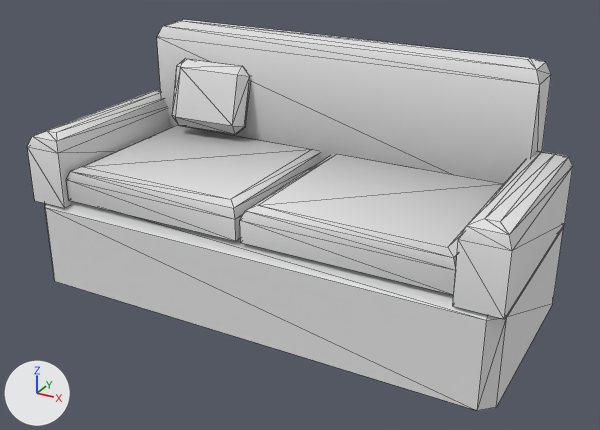
The glTF model models/sofa.glb as it was, and as the next commit left it.
Rendered twice from a camera (50 mm lens) standing at (1.54, -2.75, 1.72) and looking at (0.05, -0.04, 0.37). The axes (+X, +Y, +Z) are drawn at lower left. The lights are the same throughout. The first picture is the older version. Mesh edges are drawn as thin lines. Vertices at exactly the same position are counted once.

The older version as bpy lines, for what is in view:
```python
me_sofa = bpy.data.meshes.new('sofa')
me_sofa.from_pydata(...)  # 140 vertices, 220 faces; spans x -1.0..1.0, y -0.45..0.45, z 0.0..1.01
# faces by material slot: [108, 52, 44, 16]
me_sofa.materials.append(mat_accent)
me_sofa.materials.append(mat_cushion)
me_sofa.materials.append(mat_cream)
me_sofa.materials.append(mat_dark)
ob_sofa = bpy.data.objects.new('sofa', me_sofa)
ob_sofa.location = (0.0, 0.0, 0.0)
```
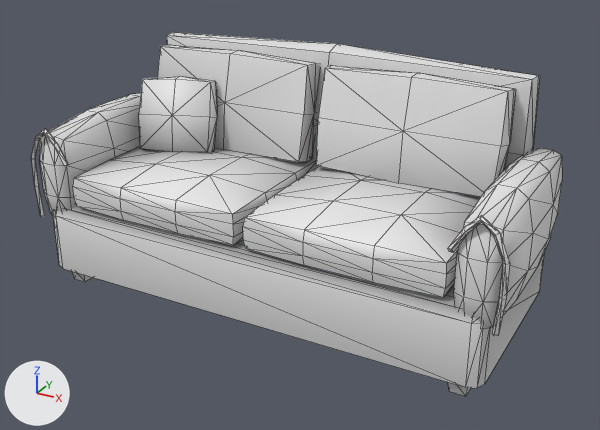
Where the change shows, as pixel boxes [x1, y1, x2, y2] in the pictures (600 x 430 px):
'sofa', reshaped (7% shorter)
    before: [27, 19, 573, 411]
    after: [31, 32, 562, 396]
part 1 of me_sofa, rebuilt (106% wider, 53% taller)
    before: [172, 58, 250, 134]
    after: [158, 45, 320, 162]
part 2 of me_sofa, rebuilt (13% shorter)
    before: [45, 201, 563, 411]
    after: [53, 205, 545, 388]
part 3 of me_sofa, rebuilt
    before: [157, 19, 551, 184]
    after: [166, 32, 540, 169]
part 4 of me_sofa, rebuilt
    before: [27, 90, 169, 208]
    after: [39, 93, 141, 215]
part 5 of me_sofa, rebuilt
    before: [66, 125, 323, 241]
    after: [73, 146, 317, 245]
part 6 of me_sofa, rebuilt (10% narrower, 8% taller)
    before: [453, 151, 573, 319]
    after: [454, 148, 562, 329]
part 7 of me_sofa, rebuilt (9% narrower, 6% shorter)
    before: [240, 154, 503, 295]
    after: [243, 166, 481, 298]
part 8 of me_sofa, added
    after: [31, 129, 68, 217]
part 9 of me_sofa, added
    after: [448, 216, 510, 336]
part 10 of me_sofa, added
    after: [316, 65, 516, 197]
part 11 of me_sofa, added
    after: [139, 76, 217, 153]
part 12 of me_sofa, added (mostly hidden)
    after: [72, 271, 471, 396]

The change, as a list of edits to the scene's bpy script:
```text
Change me_sofa:
    used by ob_sofa; location = (0.0, 0.0, 0.0)
    remove me_sofa.from_pydata(...)  # 140 vertices, 220 faces; spans x -1.0..1.0, y -0.45..0.45, z 0.0..1.01
    add me_sofa.from_pydata(...)  # 439 vertices, 754 faces; spans x -1.0..1.0, y -0.45..0.43, z 0.0..0.98
    me_sofa part 1: the loose piece of 24 vertices spanning x -0.73..-0.37, y 0.12..0.32, z 0.57..0.87 is rebuilt with 26 vertices and now spans x -0.8..-0.02, y 0.1..0.3, z 0.5..0.94, in mat_cushion
    me_sofa part 2: the loose piece of 20 vertices spanning x -1.0..1.0, y -0.45..0.45, z 0.0..0.4 is rebuilt with 40 vertices and now spans x -0.95..0.95, y -0.44..0.4, z 0.07..0.37
    me_sofa part 3: the loose piece of 16 vertices spanning x -0.87..0.87, y 0.27..0.45, z 0.45..1.01 is rebuilt with 25 vertices and now spans x -0.86..0.86, y 0.23..0.43, z 0.36..0.98
    me_sofa part 4: the loose piece of 16 vertices spanning x -1.0..-0.84, y -0.45..0.39, z 0.37..0.67 is rebuilt with 52 vertices and now spans x -1.0..-0.8, y -0.45..0.41, z 0.29..0.7
    me_sofa part 5: the loose piece of 16 vertices spanning x -0.83..-0.01, y -0.43..0.31, z 0.4..0.54 is rebuilt with 52 vertices and now spans x -0.81..-0.01, y -0.44..0.28, z 0.37..0.54
    me_sofa part 6: the loose piece of 16 vertices spanning x 0.84..1.0, y -0.45..0.39, z 0.37..0.67 is rebuilt with 52 vertices and now spans x 0.8..1.0, y -0.45..0.41, z 0.29..0.7
    me_sofa part 7: the loose piece of 16 vertices spanning x 0.01..0.83, y -0.43..0.31, z 0.4..0.54 is rebuilt with 52 vertices and now spans x 0.01..0.81, y -0.44..0.28, z 0.37..0.54
    me_sofa part 8: a new loose piece of 28 vertices spanning x -1.0..-0.8, y -0.45..-0.43, z 0.3..0.7, in mat_accent
    me_sofa part 9: a new loose piece of 28 vertices spanning x 0.8..1.0, y -0.45..-0.43, z 0.3..0.7, in mat_accent
    me_sofa part 10: a new loose piece of 26 vertices spanning x 0.02..0.8, y 0.1..0.3, z 0.5..0.94, in mat_cushion
    me_sofa part 11: a new loose piece of 26 vertices spanning x -0.78..-0.42, y -0.07..0.15, z 0.51..0.83, in mat_cream
    me_sofa part 12
    16 vertices are added at x -0.9..0.83, y -0.4..0.4, z 0.0..0.08
    8 new vertices lie (0.08, 0.0, 0.0) away from vertices in x -0.9..0.82, y -0.4..0.4, z 0.08
    8 new vertices lie (0.06, 0.0, 0.0) away from vertices in x -0.89..0.83, y -0.39..0.39, z 0.0
    40 new faces join them, mat_dark
    other edits to the shape of me_sofa do not show in these pictures
```
